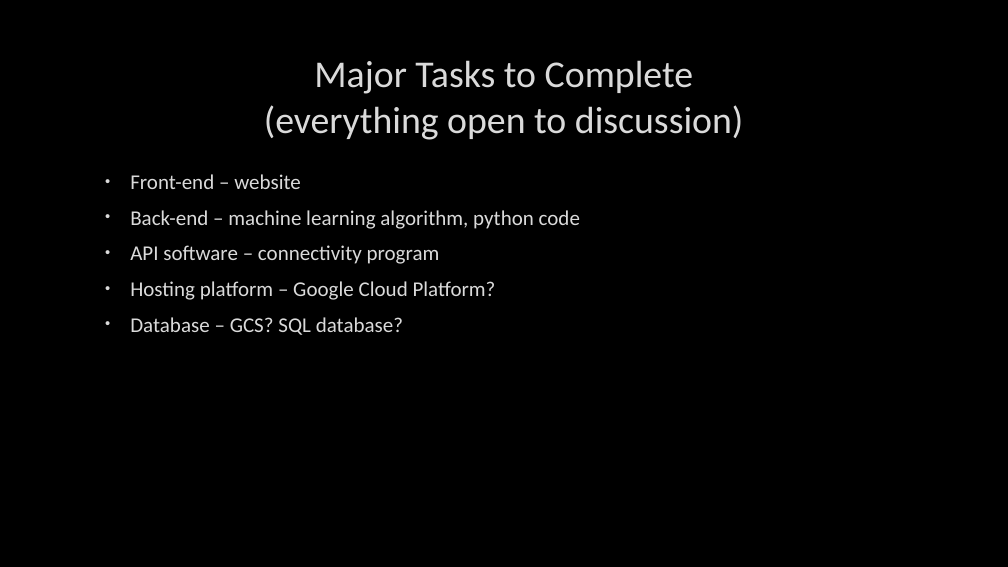
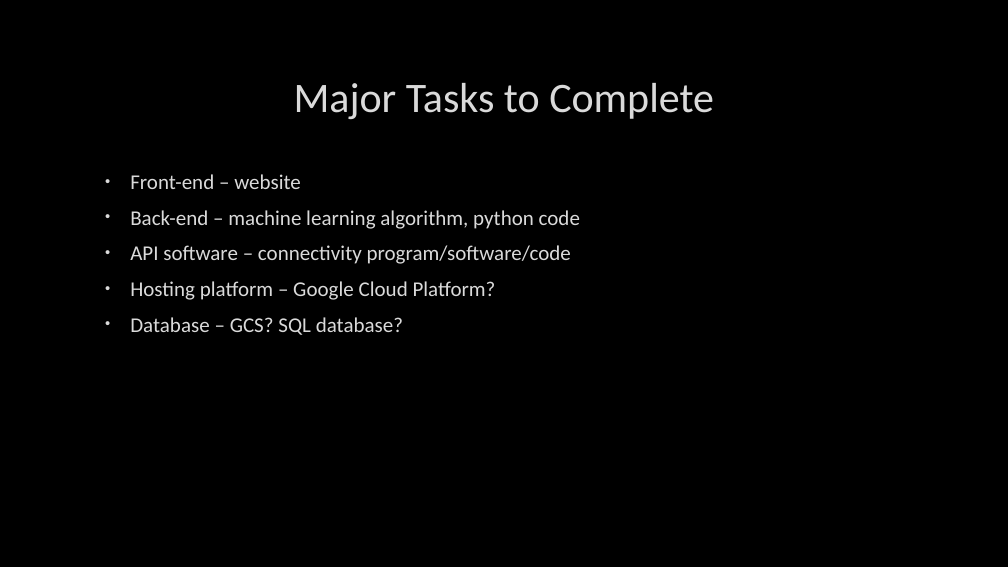
Before and after one commit to danylokolos/Construction-Management, a slide deck: slide 2 of DanyloThoughts.pptx. Drawn at 1008x567 pixels with LibreOffice and Linux fonts; fonts in the diff are those of the drawing; background and template pictures are left out. Boxes give left, top, right and bottom in pixels: in the first picture for what was removed or moved away, otherwise in the second. Text is boxed around its words. In the diff, an @@ line names an element or a change of style, - is before the commit and + after.

```diff
--- a/DanyloThoughts.pptx
+++ b/DanyloThoughts.pptx
@@ title at (294,83,714,119): text changed; size 36 to 40 pt @@
-Major Tasks to Complete
-(everything open to discussion)
+Major Tasks to Complete
@@ text at (130,245,571,264): text changed @@
-• API software – connectivity program
+• API software – connectivity program/software/code
```
Also in this commit, not shown: 1 other slide changed, 1 slide added, 2 slides removed.
